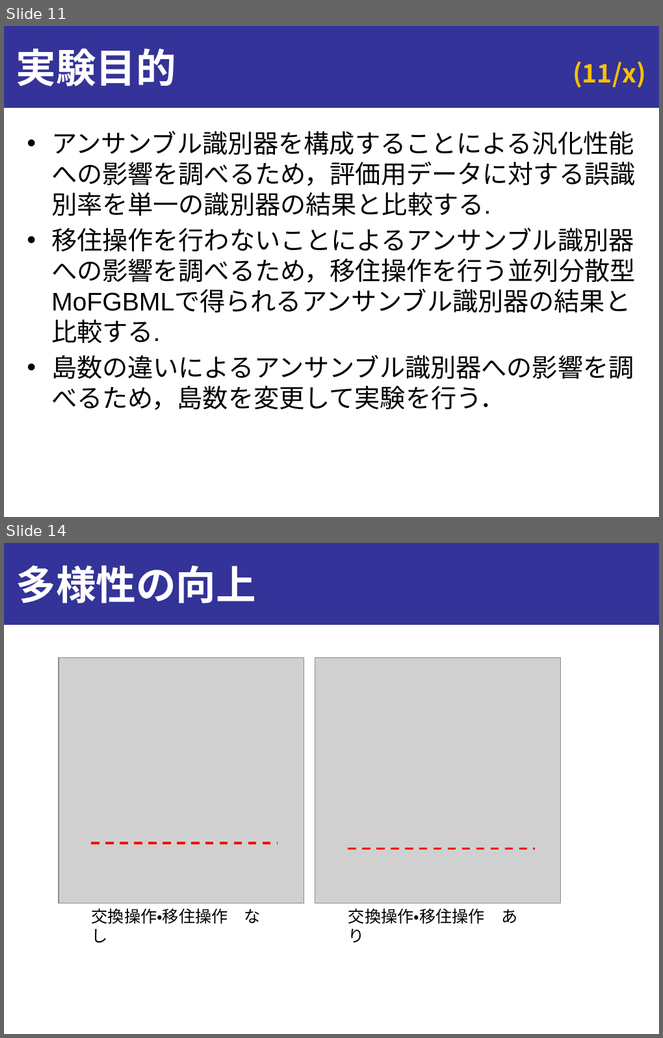
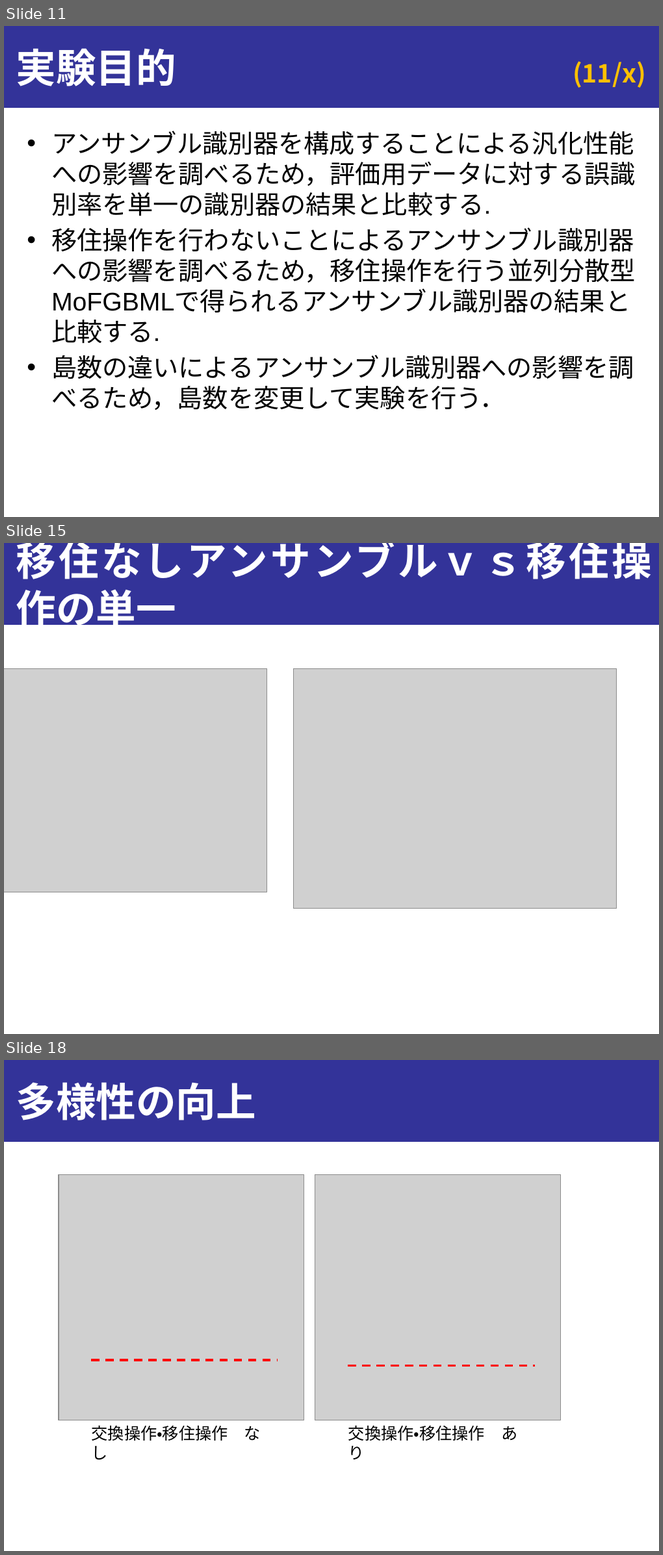
Before and after one commit to onikUone/Junior_slides, a slide deck: スライド_v1.pptx. Shown one above the other, each under a label of ours: slides 11 and 14 before the commit, slides 11, 15 and 18 after it; the slides between them are not shown. The pictures are 663x1038 and 663x1555 pixels, drawn with LibreOffice and Linux fonts; fonts in the diff are those of the drawing; grey boxes stand for pictures. Boxes give left, top, right and bottom in pixels: in the first picture for what was removed or moved away, otherwise in the second. Text is boxed around its words. In the diff, an @@ line names an element or a change of style, - is before the commit and + after.

```diff
--- a/スライド_v1.pptx
+++ b/スライド_v1.pptx
@@ slide 15 added at <box>4,543,659,1034</box>, background #FFFFFF; not listed: 1 template element that a slide beside it also shows @@
@@ title added at <box>16,543,651,579</box>, 44 pt, text #FFFFFF, bold @@
+移住なしアンサンブルｖｓ移住操作の単一
@@ picture added at <box>4,669,267,893</box> @@
@@ picture added at <box>294,668,617,908</box> @@
@@ what was slide 14 is now slide 18 @@
```
Also in this commit, not shown: 6 slides changed, 6 other slides added, 1 slide removed.
